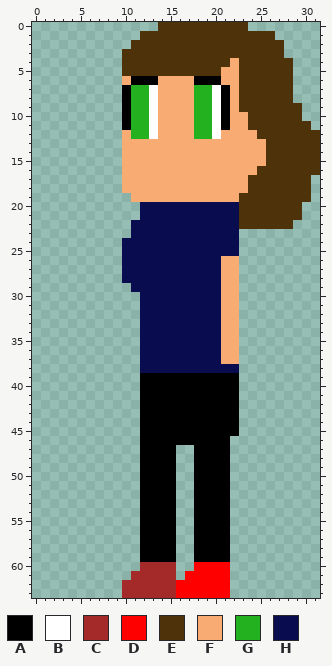
Two states of a pixel-art sprite, PugG/Assets/Images/Sprite_Owner.png. This is how it looked before the edit.
The file is 32x64 pixels.
Palette (. is transparent): A #000000  B #ffffff  C #a42929  D #ff0000  E #4e3209  F #f8ab73  G #24b11f  H #090c4e
Pixels before, first column x 10:
 0 ....EEEEEEEEEE........
 1 ..EEEEEEEEEEEEEEE.....
 2 .EEEEEEEEEEEEEEEEE....
 3 EEEEEEEEEEEEEEEEEE....
 4 EEEEEEEEEEEEFEEEEEE...
 5 EEEEEEEEEEEFFEEEEEE...
 6 FAAAFFFFAAAFFEEEEEE...
 7 AGGBFFFFGGBAFEEEEEE...
 8 AGGBFFFFGGBAFEEEEEE...
 9 AGGBFFFFGGBAFEEEEEEE..
10 AGGBFFFFGGBAFFEEEEEE..
11 AGGBFFFFGGBAFFEEEEEEE.
12 FGGBFFFFGGBFFFFEEEEEEE
13 FFFFFFFFFFFFFFFFEEEEEE
14 FFFFFFFFFFFFFFFFEEEEEE
15 FFFFFFFFFFFFFFFFEEEEEE
16 FFFFFFFFFFFFFFFEEEEEEE
17 FFFFFFFFFFFFFFEEEEEEE.
18 FFFFFFFFFFFFFFEEEEEEE.
19 .FFFFFFFFFFFFEEEEEEEE.
20 ..HHHHHHHHHHHEEEEEEE..
21 ..HHHHHHHHHHHEEEEEEE..
22 .HHHHHHHHHHHHEEEEEE...
23 .HHHHHHHHHHHH.........
24 HHHHHHHHHHHHH.........
25 HHHHHHHHHHHHH.........
26 HHHHHHHHHHHFF.........
27 HHHHHHHHHHHFF.........
28 HHHHHHHHHHHFF.........
29 .HHHHHHHHHHFF.........
30 ..HHHHHHHHHFF.........
31 ..HHHHHHHHHFF.........
32 ..HHHHHHHHHFF.........
33 ..HHHHHHHHHFF.........
34 ..HHHHHHHHHFF.........
35 ..HHHHHHHHHFF.........
36 ..HHHHHHHHHFF.........
37 ..HHHHHHHHHFF.........
38 ..HHHHHHHHHHH.........
39 ..AAAAAAAAAAA.........
40 ..AAAAAAAAAAA.........
41 ..AAAAAAAAAAA.........
42 ..AAAAAAAAAAA.........
43 ..AAAAAAAAAAA.........
44 ..AAAAAAAAAAA.........
45 ..AAAAAAAAAAA.........
46 ..AAAAAAAAAA..........
47 ..AAAA..AAAA..........
48 ..AAAA..AAAA..........
49 ..AAAA..AAAA..........
50 ..AAAA..AAAA..........
51 ..AAAA..AAAA..........
52 ..AAAA..AAAA..........
53 ..AAAA..AAAA..........
54 ..AAAA..AAAA..........
55 ..AAAA..AAAA..........
56 ..AAAA..AAAA..........
57 ..AAAA..AAAA..........
58 ..AAAA..AAAA..........
59 ..AAAA..AAAA..........
60 ..CCCC..DDDD..........
61 .CCCCC.DDDDD..........
62 CCCCCCDDDDDD..........
63 CCCCCCDDDDDD..........
The result:
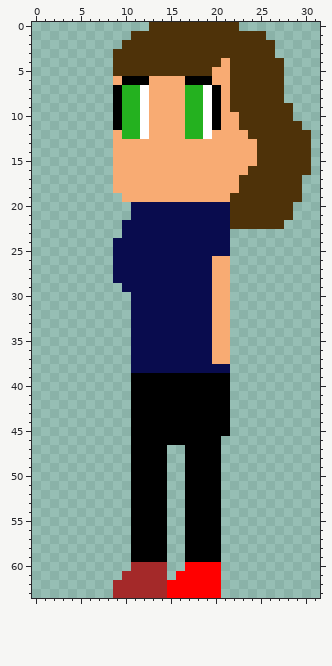
Change:
Colour A is added in rows 7 to 11 at x 9; in rows 39 to 46 at x 11; in rows 47 to 59 at x 11 and 17.
Colour A replaces colour B in rows 7 to 11 at x 20.
Colour A replaces colour F in row 6 at x 10 and 17.
Colour B replaces colour G in rows 7 to 12 at x 12 and 19.
Colour C is added in row 60 at x 11; in row 61 at x 10; in rows 62 to 63 at x 9.
Colour D is added in row 60 at x 17; in row 61 at x 16.
Colour D replaces colour C in rows 62 to 63 at x 15.
Colour E is added in row 0 at x 13; in row 1 at x 11; in row 2 at x 10; in rows 3 to 5 at x 9.
Colour E replaces colour F in rows 4 to 9 at x 22; in rows 10 to 11 at x 23; in row 12 at x 24; in rows 13 to 15 at x 25; in row 16 at x 24; in rows 17 to 18 at x 23.
Colour E replaces colour F in row 19 at x 22.
Colour E replaces colour H in rows 20 to 22 at x 22.
Colour F is added in row 6 at x 9; in rows 12 to 18 at x 9; in row 19 at x 10.
Colour F replaces colour A in row 6 at x 13 and 20; in rows 7 to 11 at x 21.
Colour F replaces colour B in rows 7 to 11 at x 13; in row 12 at x 13 and 20.
Colour F replaces colour E in row 4 at x 21; in row 5 at x 20.
Colour F replaces colour H in rows 26 to 37 at x 20.
Colour G replaces colour A in rows 7 to 11 at x 10.
Colour G replaces colour F in rows 7 to 11 at x 17; in row 12 at x 10 and 17.
Colour H is added in rows 20 to 21 at x 11; in rows 22 to 23 at x 10; in rows 24 to 28 at x 9; in row 29 at x 10; in rows 30 to 38 at x 11.
Colour A is gone in rows 39 to 45 at x 22; in row 46 at x 21; in rows 47 to 59 at x 15 and 21.
Colour C is gone in rows 60 to 61 at x 15.
Colour D is gone in rows 60 to 63 at x 21.
Colour E is gone in row 0 at x 23; in row 1 at x 26; in rows 2 to 3 at x 27; in rows 4 to 8 at x 28; in rows 9 to 10 at x 29; in row 11 at x 30.
Colour E is gone in rows 12 to 16 at x 31; in rows 17 to 19 at x 30; in rows 20 to 21 at x 29; in row 22 at x 28.
Colour F is gone in rows 26 to 37 at x 22.
Colour H is gone in rows 23 to 25 at x 22; in row 38 at x 22.
